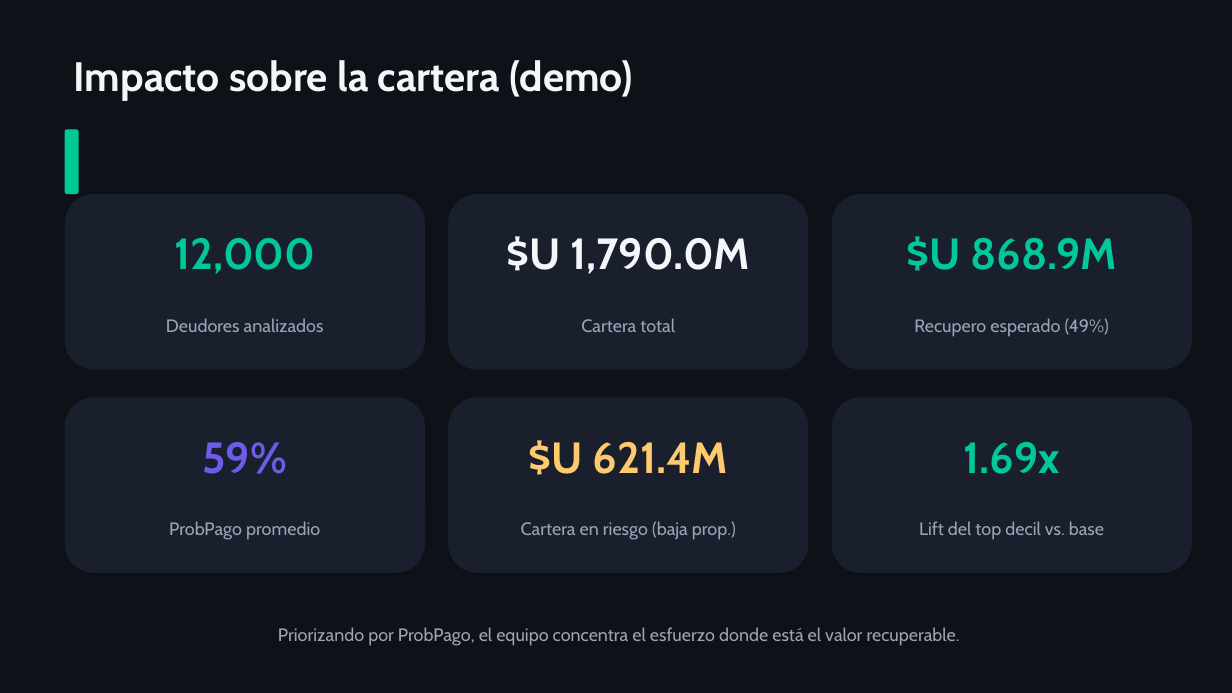
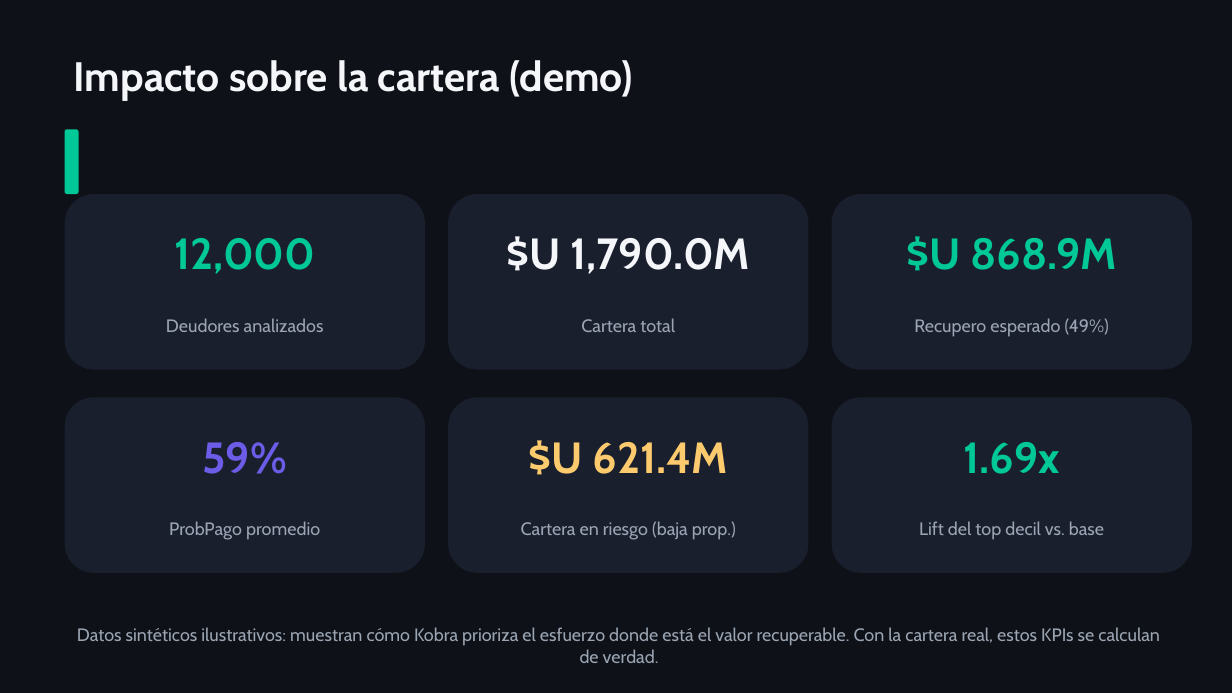
Before and after one commit to vieraschiavi/Kobra, a slide deck: slide 5 of presentation/Kobra_Presentacion_Gerencial.pptx. Drawn at 1232x693 pixels with LibreOffice and Linux fonts; fonts in the diff are those of the drawing. Boxes give left, top, right and bottom in pixels: in the first picture for what was removed or moved away, otherwise in the second. Text is boxed around its words. In the diff, an @@ line names an element or a change of style, - is before the commit and + after.

```diff
--- a/presentation/Kobra_Presentacion_Gerencial.pptx
+++ b/presentation/Kobra_Presentacion_Gerencial.pptx
@@ text at (x1=77, y1=627, x2=1160, y2=663): text changed @@
-Priorizando por ProbPago, el equipo concentra el esfuerzo donde está el valor recuperable.
+Datos sintéticos ilustrativos: muestran cómo Kobra prioriza el esfuerzo donde está el valor recuperable. Con la cartera real, estos KPIs se calculan de verdad.
```
Also in this commit, not shown: 2 other slides changed, 8 other files.
